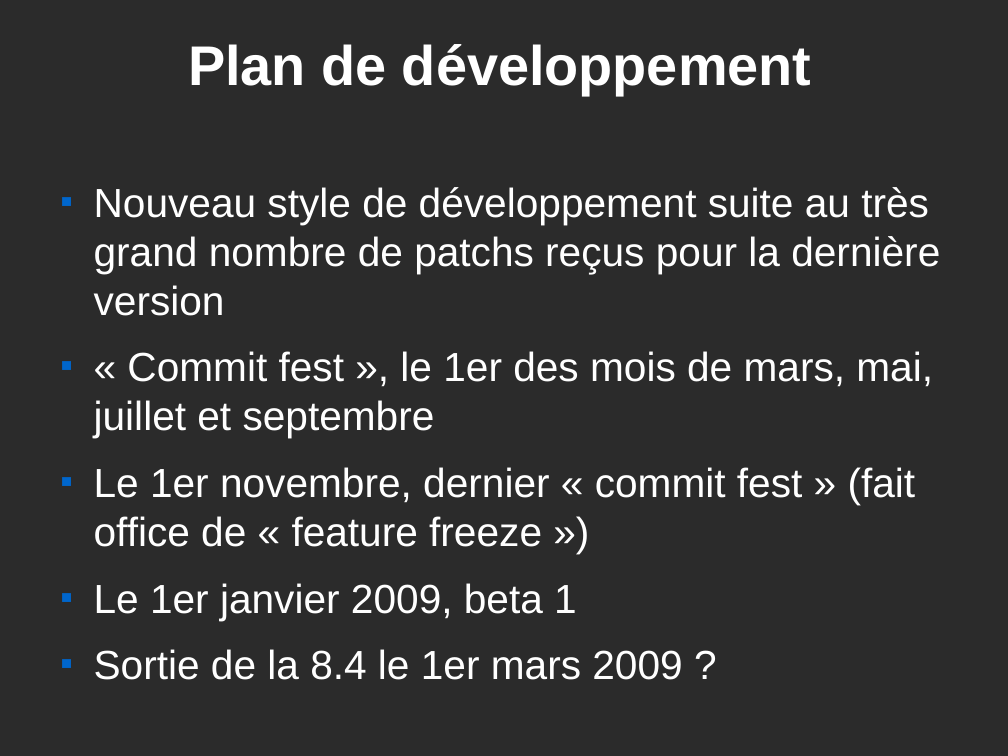
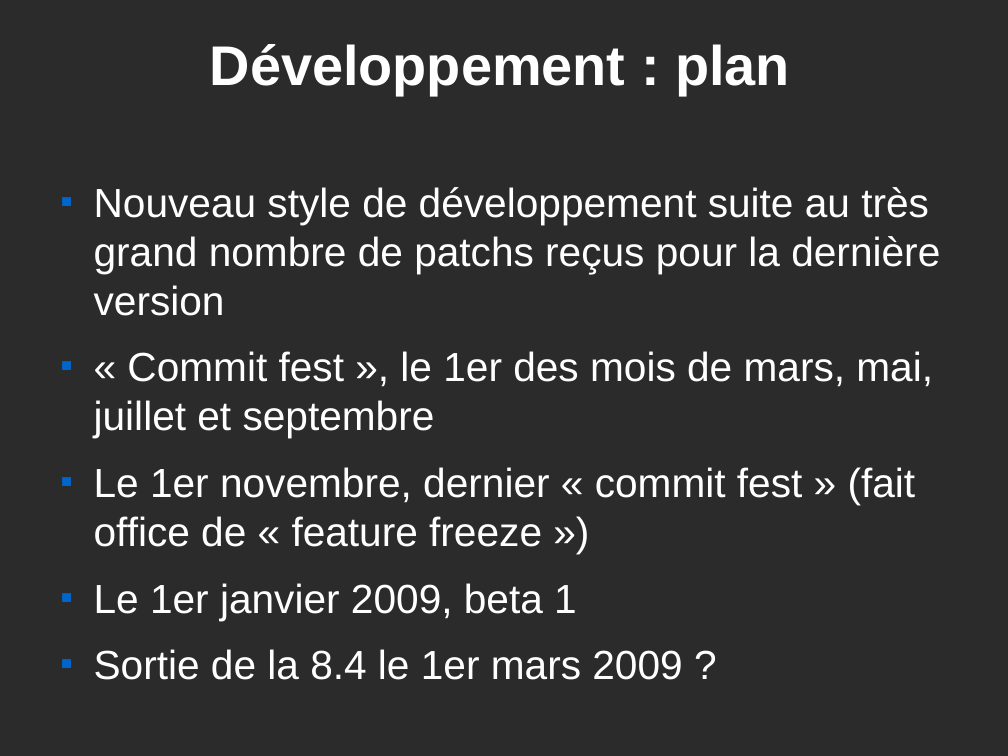
Before and after one commit to postgresqlfr/pgfr_materials, a slide deck: slide 31 of advocacy/trunk/confs/presentationPG.odp. Drawn at 1008x756 pixels with LibreOffice and Linux fonts; fonts in the diff are those of the drawing; background and template pictures are left out; a plain dark background stands for a picture behind light text. Boxes give left, top, right and bottom in pixels: in the first picture for what was removed or moved away, otherwise in the second. Text is boxed around its words. In the diff, an @@ line names an element or a change of style, - is before the commit and + after.

```diff
--- a/advocacy/trunk/confs/presentationPG.odp
+++ b/advocacy/trunk/confs/presentationPG.odp
@@ title at (210, 44, 790, 95): text changed @@
-Plan de développement
+Développement : plan
```
Also in this commit, not shown: 2 other slides changed, 2 slides added.
